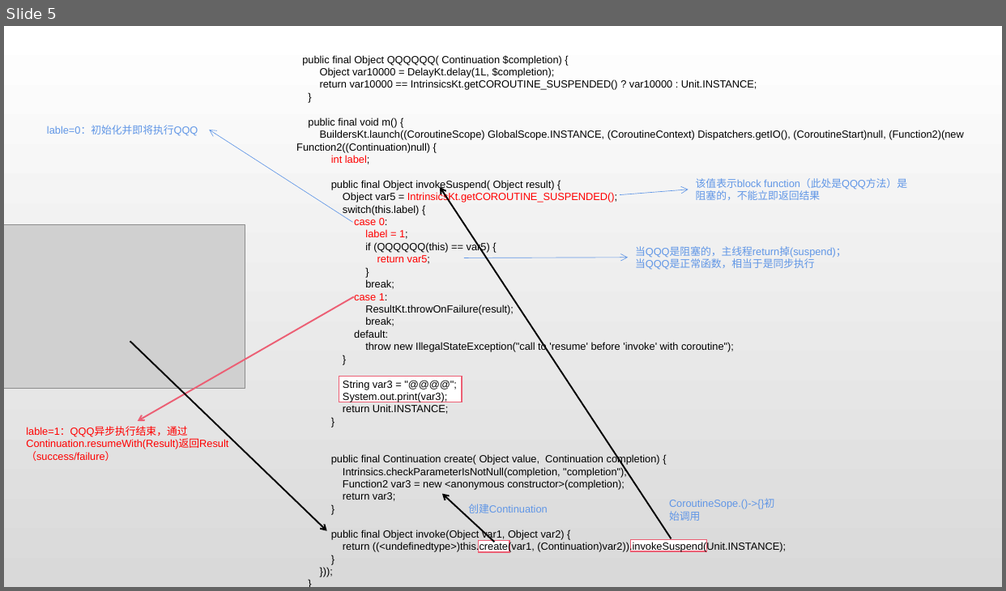
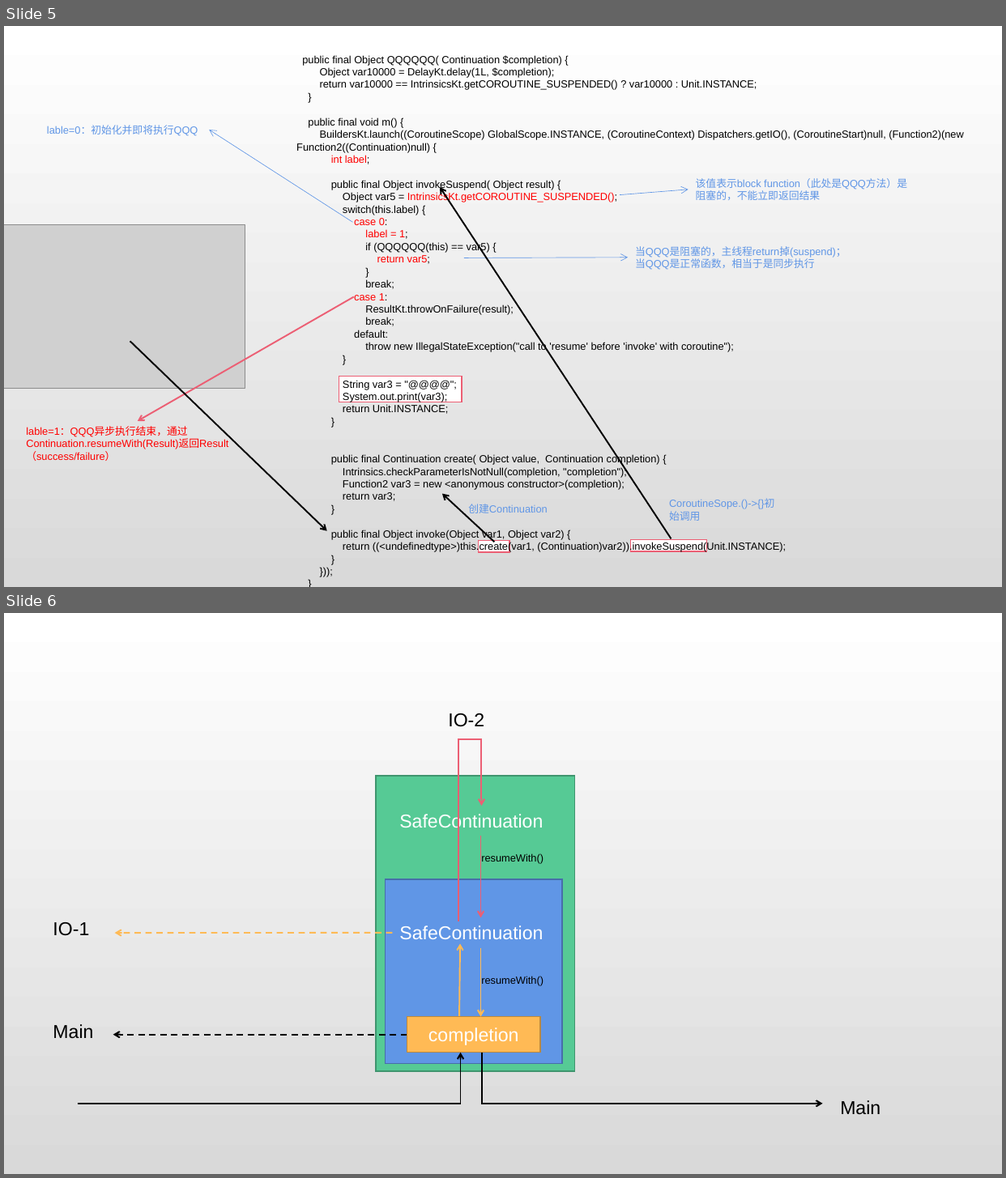
Before and after one commit to RhythmCoderZZF/MyStudySummary, a slide deck: kotlin/coroutine/_1coroutine核心.pptx. Shown one above the other, each under a label of ours: slide 5 before the commit, slides 5 and 6 after it. The pictures are 1006x591 and 1006x1178 pixels, drawn with LibreOffice and Linux fonts; fonts in the diff are those of the drawing; grey boxes stand for pictures. Boxes give left, top, right and bottom in pixels: in the first picture for what was removed or moved away, otherwise in the second. Text is boxed around its words. In the diff, an @@ line names an element or a change of style, - is before the commit and + after.

```diff
--- a/kotlin/coroutine/_1coroutine核心.pptx
+++ b/kotlin/coroutine/_1coroutine核心.pptx
@@ slide 6 added at bbox=[4, 613, 1002, 1174], background gradient #FFFFFF to #D9D9D9 @@
@@ text added at bbox=[448, 713, 484, 727], 18 pt, text #000000 @@
+IO-2
@@ elbow arrow added from (458, 922) to (482, 806), #EC5F74 1.5 pt @@
@@ rectangle added at bbox=[376, 776, 575, 1072], fill #56CA95, outline #40956E 1 pt @@
@@ text added at bbox=[399, 813, 543, 833], 18 pt, text #FFFFFF @@
+SafeContinuation
@@ arrow added from (481, 836) to (481, 918), #EC5F74 1.5 pt @@
@@ text added at bbox=[481, 854, 543, 864], 10 pt, text #000000 @@
+resumeWith()
@@ rectangle added at bbox=[385, 879, 562, 1063], fill #6096E6, outline #476FAA 1 pt @@
@@ text added at bbox=[53, 922, 89, 936], 18 pt, text #000000 @@
+IO-1
@@ text added at bbox=[399, 926, 543, 939], 18 pt, text #FFFFFF @@
+SafeContinuation
@@ arrow added from (393, 933) to (115, 934), #FFBA55 1.5 pt dashed @@
@@ arrow added from (459, 1016) to (460, 944), #FFBA55 1.5 pt @@
@@ arrow added from (481, 948) to (481, 1017), #FFBA55 1.5 pt @@
@@ text added at bbox=[481, 976, 543, 986], 10 pt, text #000000 @@
+resumeWith()
@@ text added at bbox=[53, 1024, 93, 1039], 18 pt, text #000000 @@
+Main
@@ rectangle added at bbox=[407, 1017, 540, 1053], fill #FFBA55, outline #BD8A3F 1 pt, 18 pt, text #FFFFFF @@
+completion
@@ arrow added from (407, 1035) to (113, 1035), #000000 1.5 pt dashed @@
@@ elbow arrow added from (78, 1104) to (461, 1053), #000000 1.5 pt @@
@@ elbow arrow added from (483, 1053) to (823, 1104), #000000 1.5 pt @@
@@ text added at bbox=[840, 1101, 880, 1114], 18 pt, text #000000 @@
+Main
```
Also in this commit, not shown: 1 other slide added, 1 slide removed.
